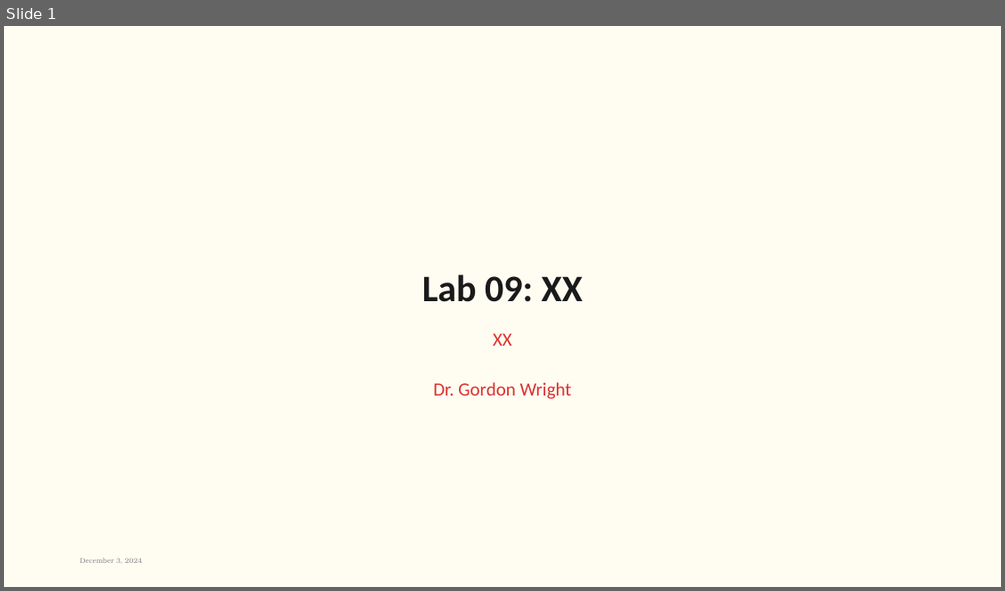
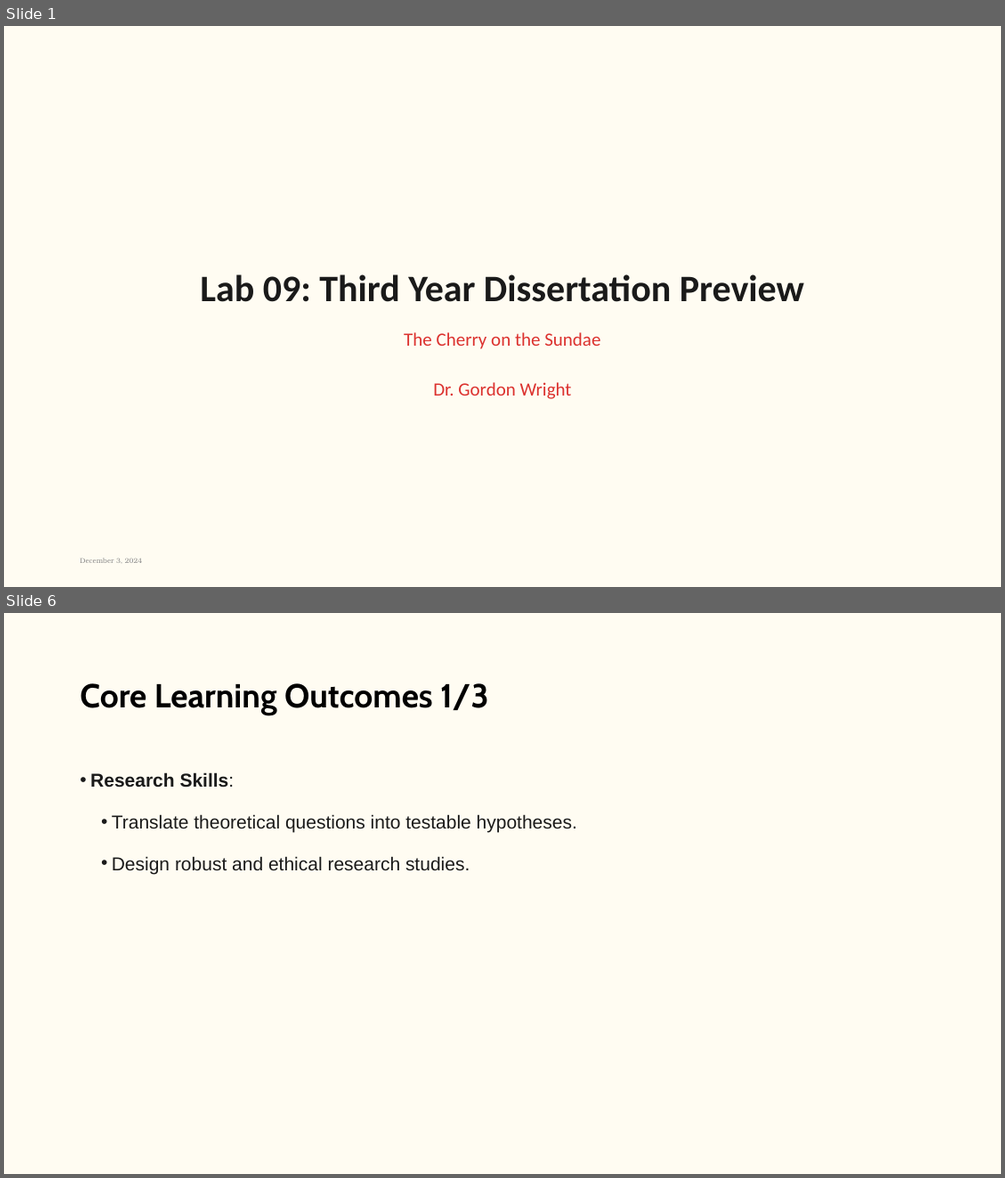
Before and after one commit to LittleMonkeyLab/PS52007Dslides, a slide deck: week09/lab.pptx. Shown one above the other, each under a label of ours: slide 1 before the commit, slides 1 and 6 after it; the slides between them are not shown. The pictures are 1005x591 and 1005x1178 pixels, drawn with LibreOffice and Linux fonts; fonts in the diff are those of the drawing; background and template pictures are left out. Boxes give left, top, right and bottom in pixels: in the first picture for what was removed or moved away, otherwise in the second. Text is boxed around its words. In the diff, an @@ line names an element or a change of style, - is before the commit and + after.

```diff
--- a/week09/lab.pptx
+++ b/week09/lab.pptx
@@ slide 6 added at box(4, 613, 1001, 1174), background #FFFCF2 @@
@@ title added at box(80, 683, 488, 714), 32 pt, text #000000, bold @@
+Core Learning Outcomes 1/3
@@ text added at box(90, 772, 577, 874), 18 pt, text #1A1A1A @@
+• Research Skills:
+  • Translate theoretical questions into testable hypotheses.
+  • Design robust and ethical research studies.
@@ slide 1 changed as well @@
@@ title at box(200, 274, 804, 302): text changed @@
-Lab 09: XX
+Lab 09: Third Year Dissertation Preview
@@ subtitle at box(404, 332, 600, 399): text changed @@
-XX
-Dr. Gordon Wright
+The Cherry on the Sundae
+Dr. Gordon Wright
```
Also in this commit, not shown: 16 other slides added, 2 slides removed, 37 other files.
